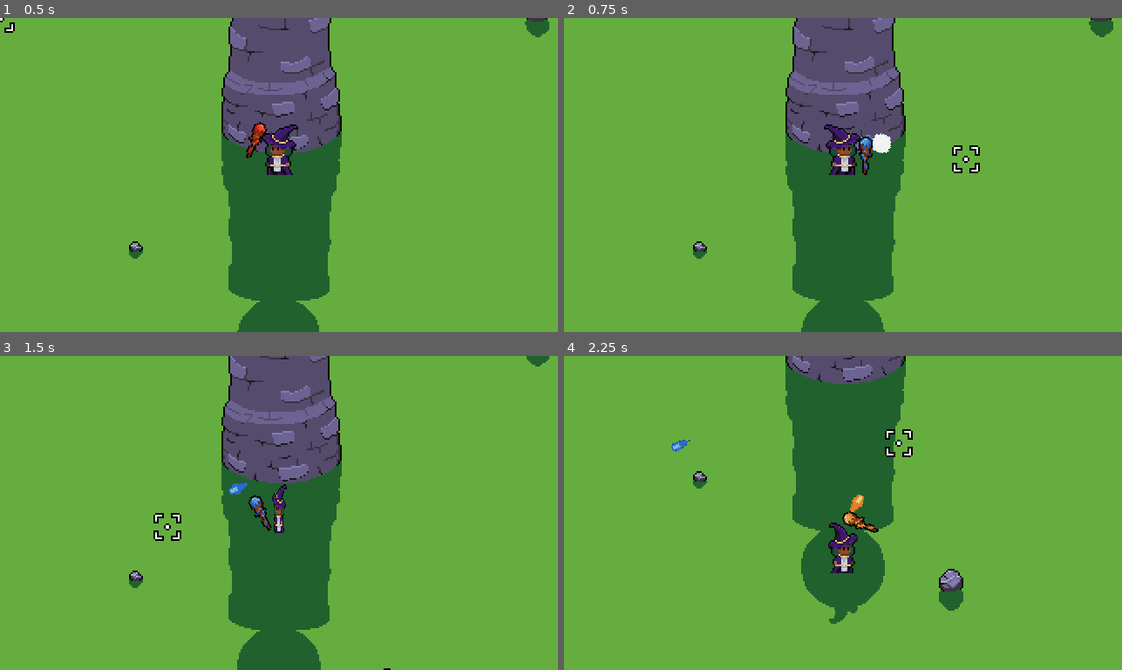
Above: before the commit, frames 1-4 (two rows, left to right).
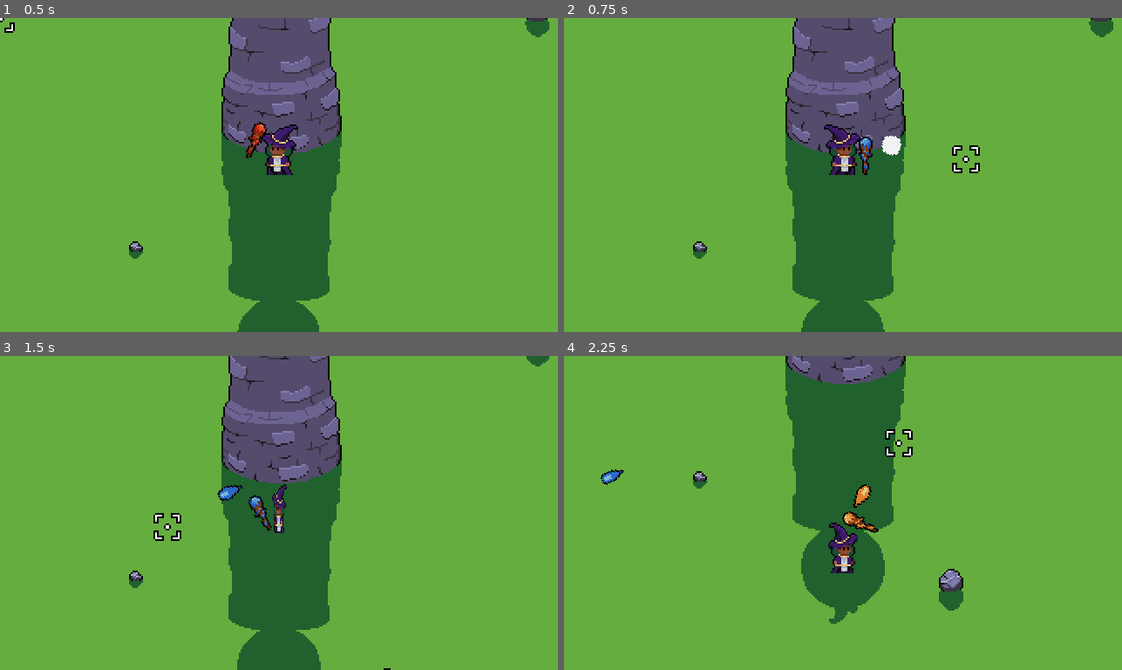
Above: after the commit, the same moments.

Repository: Triceru179/GameJam5
Game: Godot game, scene res://Main.tscn
Two runs of this game, one before a commit and one after it. Both use one fixed random seed, a clock stepped at 60 frames per second and the inputs below.
Inputs (mouse positions are in pixels of both pictures, inside the frame that each line leads up to):
- Up to frame 1 (0.5 s): no input
- Up to frame 2 (0.75 s): move the mouse to (965, 159) at 0.52 s; hold E (action_color_swap_right) from 0.53 s (still down); click (965, 159) at 0.6 s
- Up to frame 3 (1.5 s): move the mouse to (167, 528) at 1.27 s; release E (action_color_swap_right) at 1.28 s; hold S (action_down) from 1.28 s (still down); click (167, 528) at 1.35 s
- Up to frame 4 (2.25 s): move the mouse to (898, 443) at 2.02 s; release S (action_down) at 2.03 s; hold E (action_color_swap_right) from 2.03 s (still down); click (898, 443) at 2.1 s

Frame 1 is identical in both runs. In frame 2, 0.2% of the frame differs, in the area x 55-61%, y 36-44%; in frame 3, 0.2%; in frame 4, 0.4%, in the area x 6-56%, y 26-50%.

Commit message:
Fixed Enemy blink crash

Diff:
--- a/actors/actor.gd
+++ b/actors/actor.gd
@@ -26,7 +26,6 @@
 	if !$InvincibilityTimer.is_stopped():
 		return
 
-	Globals.blink_white($BodyPaletteSwapper)
 	$Health.do_damage(1)
 	$InvincibilityTimer.start()
 
@@ -36,3 +35,5 @@
 func _on_Health_changed(current_health):
 	if current_health <= 0:
 		queue_free()
+	else:
+		Globals.blink_white($BodyPaletteSwapper)
--- a/actors/enemies/enemy.gd
+++ b/actors/enemies/enemy.gd
@@ -37,7 +37,6 @@
 	if p != null && p.color_i == current_color_index:
 		p.destroy_projectile()
 
-		Globals.blink_white($BodyPaletteSwapper)
 		$Health.do_damage(1)
 		$InvincibilityTimer.start()
 
@@ -45,3 +44,5 @@
 	if current_health <= 0:
 		emit_signal("killed")
 		queue_free()
+	else:
+		Globals.blink_white($BodyPaletteSwapper)
--- a/autoload/globals.gd
+++ b/autoload/globals.gd
@@ -42,6 +42,9 @@
 	return Vector2(cos(angle_rad), sin(angle_rad))
 
 func blink_white(palette_swapper, duration: float = 0.1):
+	if !palette_swapper:
+		return
+
 	var previous_index = palette_swapper.current_palette_index
 
 	palette_swapper.change_palette(Globals.Colors.WHITE)
--- a/projectile/projectiles_data/Big.tres
+++ b/projectile/projectiles_data/Big.tres
@@ -6,6 +6,6 @@
 [resource]
 script = ExtResource( 1 )
 texture = ExtResource( 2 )
-hitbox_radius = 3
-speed = 48.0
+hitbox_radius = 4
+speed = 32.0
 rotation_speed = 0.0
--- a/projectile/projectiles_data/Medium.tres
+++ b/projectile/projectiles_data/Medium.tres
@@ -6,6 +6,6 @@
 [resource]
 script = ExtResource( 1 )
 texture = ExtResource( 2 )
-hitbox_radius = 2
-speed = 64.0
+hitbox_radius = 3
+speed = 48.0
 rotation_speed = 0.0
--- a/projectile/projectiles_data/PlayerMagicMissile.tres
+++ b/projectile/projectiles_data/PlayerMagicMissile.tres
@@ -1,11 +1,11 @@
 [gd_resource type="Resource" load_steps=3 format=2]
 
 [ext_resource path="res://projectile/projectile_data.gd" type="Script" id=1]
-[ext_resource path="res://projectile/sprites/projectile_magic_medium_missile.png" type="Texture" id=2]
+[ext_resource path="res://projectile/sprites/projectile_magic_small_missile.png" type="Texture" id=2]
 
 [resource]
 script = ExtResource( 1 )
 texture = ExtResource( 2 )
 hitbox_radius = 2
-speed = 102.0
+speed = 152.0
 rotation_speed = 0.0
--- a/projectile/projectiles_data/Small.tres
+++ b/projectile/projectiles_data/Small.tres
@@ -6,6 +6,6 @@
 [resource]
 script = ExtResource( 1 )
 texture = ExtResource( 2 )
-hitbox_radius = 1
-speed = 80.0
+hitbox_radius = 2
+speed = 64.0
 rotation_speed = 0.0
Binary file changed: projectile/sprites/palettes/palette_projectile_blue.png
Binary file changed: projectile/sprites/palettes/palette_projectile_purple.png
Binary file changed: projectile/sprites/palettes/palette_projectile_red.png
Binary file changed: projectile/sprites/palettes/palette_projectile_yellow.png
Binary file changed: projectile/sprites/projectile_magic_medium_missile.png
Binary file changed: projectile/sprites/projectile_magic_small_missile.png
Binary file removed: projectile/sprites/projectile_sheet.png
Not shown, removed: projectile/sprites/projectile_sheet.png.import
